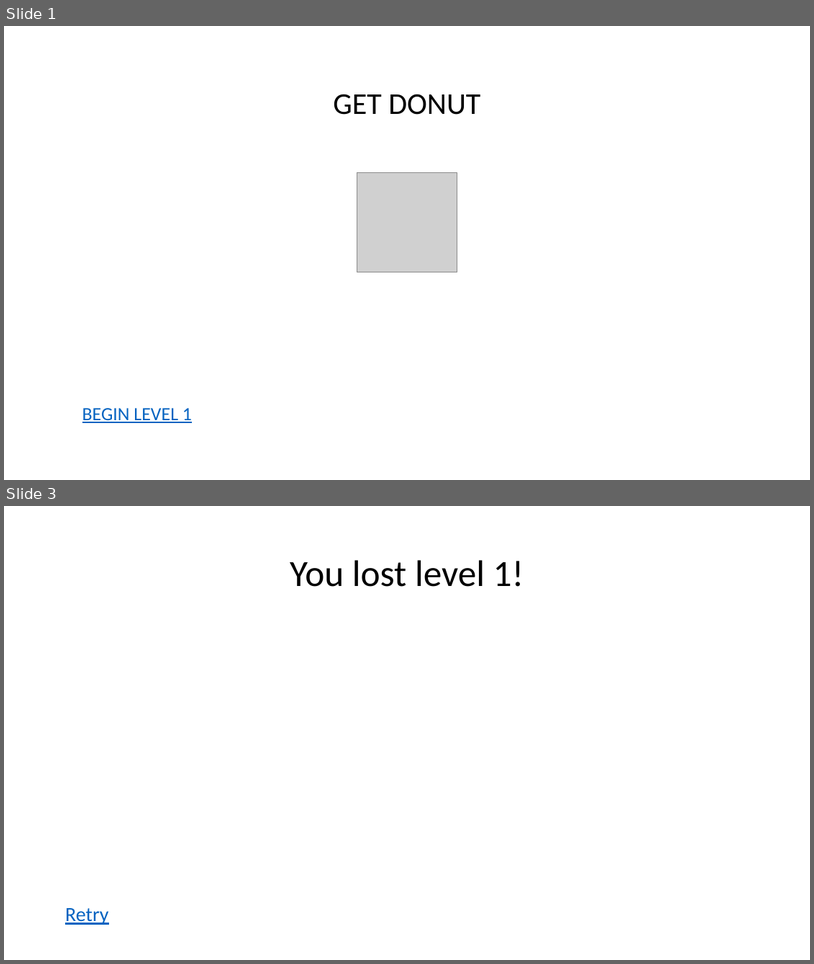
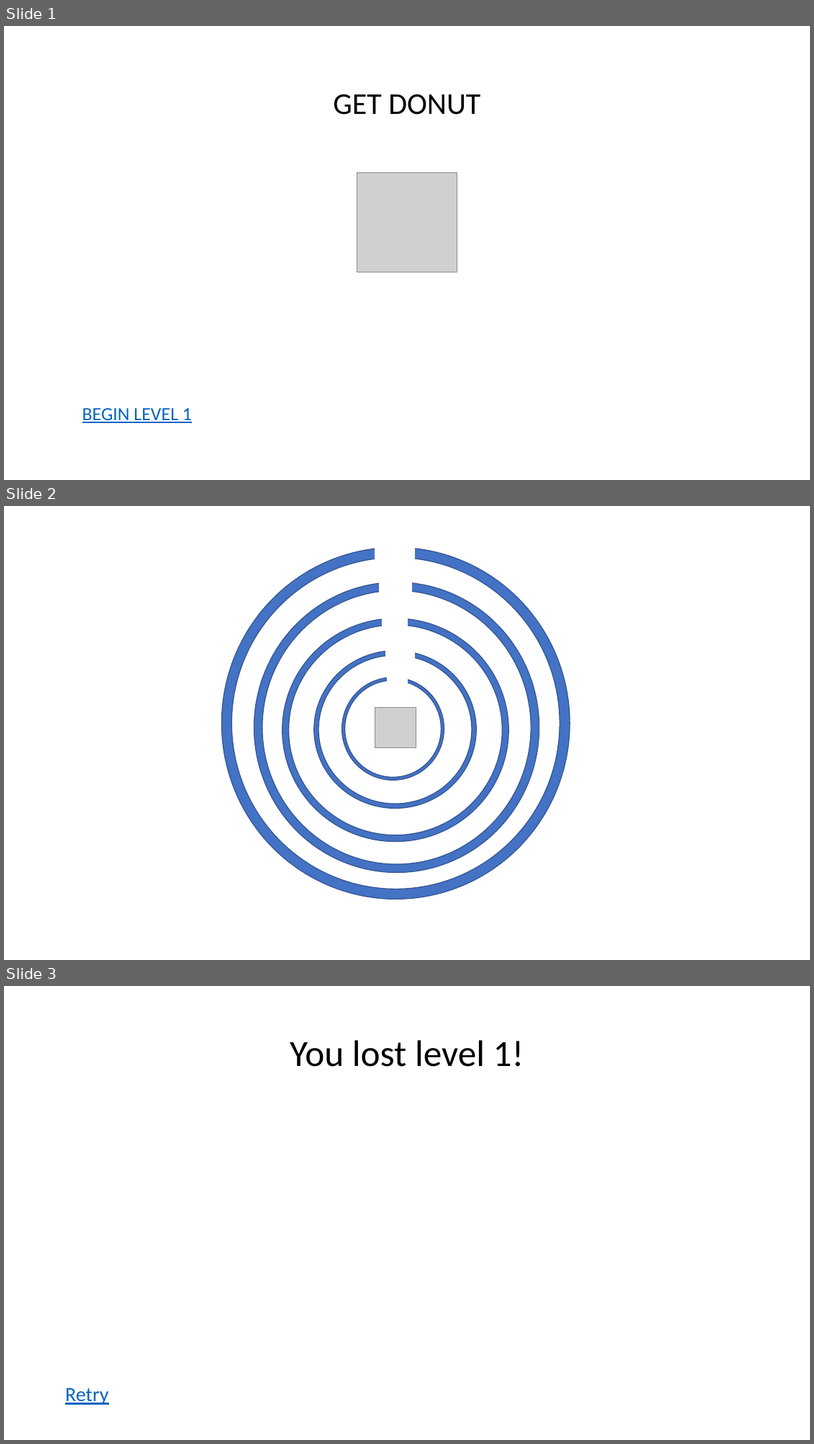
Before and after one commit to RIDENTEM/ppJam2019, a slide deck: ppJam.pptm. Shown one above the other, each under a label of ours: slides 1 and 3 before the commit, slides 1, 2 and 3 after it; the slides between them are not shown. The pictures are 814x964 and 814x1444 pixels, drawn with LibreOffice and Linux fonts; fonts in the diff are those of the drawing; grey boxes stand for pictures. Boxes give left, top, right and bottom in pixels: in the first picture for what was removed or moved away, otherwise in the second. Text is boxed around its words. In the diff, an @@ line names an element or a change of style, - is before the commit and + after.

```diff
--- a/ppJam.pptm
+++ b/ppJam.pptm
@@ slide 2 added at [4,506,810,960], background #FFFFFF @@
@@ donut added at [221,547,570,898], fill #4472C4, outline #325491 1 pt @@
@@ rectangle added at [376,542,415,562], fill #FFFFFF, outline #FFFFFF 1 pt @@
@@ donut added at [255,582,540,872], fill #4472C4, outline #325491 1 pt @@
@@ rectangle added at [381,578,412,595], fill #FFFFFF, outline #FFFFFF 1 pt @@
@@ donut added at [282,618,509,842], fill #4472C4, outline #325491 1 pt @@
@@ rectangle added at [382,615,407,628], fill #FFFFFF, outline #FFFFFF 1 pt @@
@@ donut added at [314,651,476,808], fill #4472C4, outline #325491 1 pt @@
@@ rectangle added at [386,643,415,663], fill #FFFFFF, outline #FFFFFF 1 pt @@
@@ donut added at [342,677,445,780], fill #4472C4, outline #325491 1 pt @@
@@ rectangle added at [387,674,407,690], fill #FFFFFF, outline #FFFFFF 1 pt @@
@@ picture added at [376,707,416,747] @@
```
Also in this commit, not shown: 3 slides changed, 1 slide removed, 1 other file.
